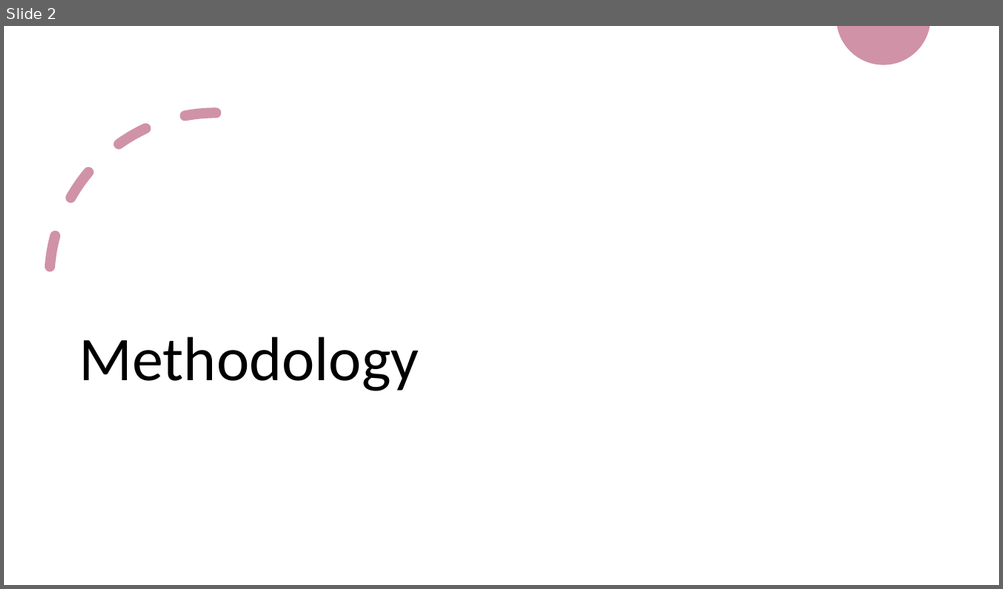
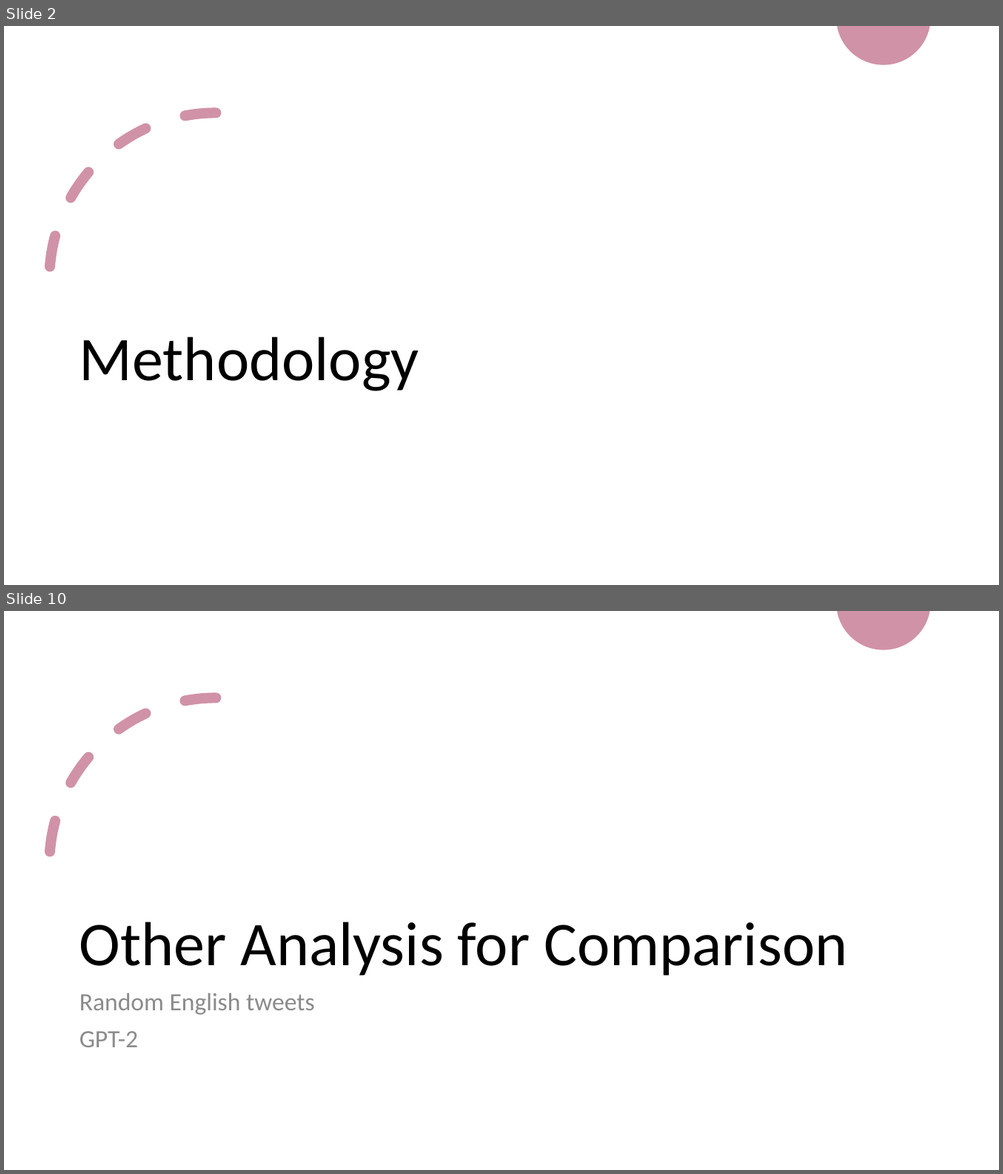
Before and after one commit to anazareth/tweet-proj, a slide deck: meta/Summary.pptx. Shown one above the other, each under a label of ours: slide 2 before the commit, slides 2 and 10 after it; the slides between them are not shown. The pictures are 1003x589 and 1003x1174 pixels, drawn with LibreOffice and Linux fonts; fonts in the diff are those of the drawing. Boxes give left, top, right and bottom in pixels: in the first picture for what was removed or moved away, otherwise in the second. Text is boxed around its words. In the diff, an @@ line names an element or a change of style, - is before the commit and + after.

```diff
--- a/meta/Summary.pptx
+++ b/meta/Summary.pptx
@@ slide 10 added at <box>4,611,999,1170</box>, background #FFFFFF; not listed: 2 template elements that a slide beside it also shows @@
@@ title added at <box>79,922,847,976</box>, 60 pt, text #000000 @@
+Other Analysis for Comparison
@@ text added at <box>79,993,315,1048</box>, 24 pt, text #8C8C8C @@
+Random English tweets
+GPT-2
```
Also in this commit, not shown: 2 slides changed, 11 other slides added, 2 slides removed, 4 other files.
